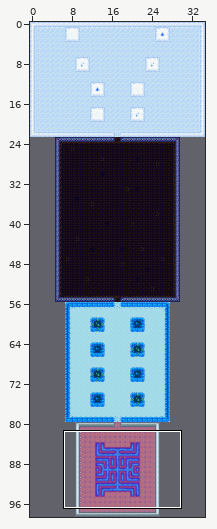
A Tiled map gets an edit: assets/tilesets_mapfiles/stage_3.tmx. The first picture is a wide view before the edit; the outline marks the close-up.
Close-up. First the earlier version:
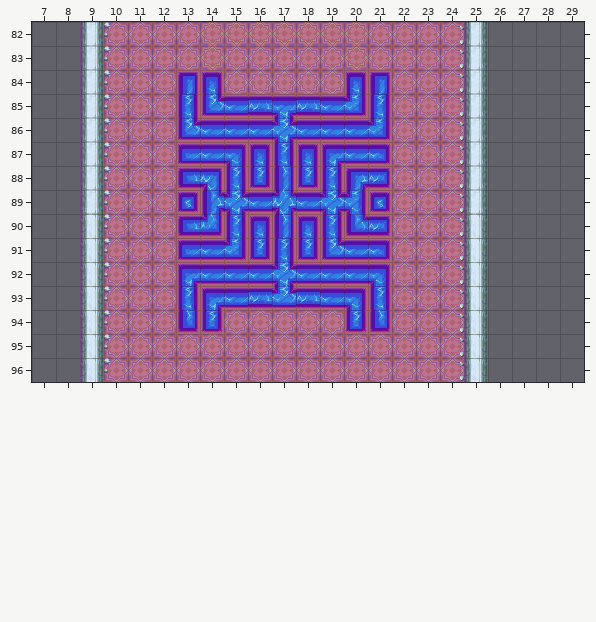
Cells are 24x24 px. Shown: x 7..29, y 82..96.
After the commit:
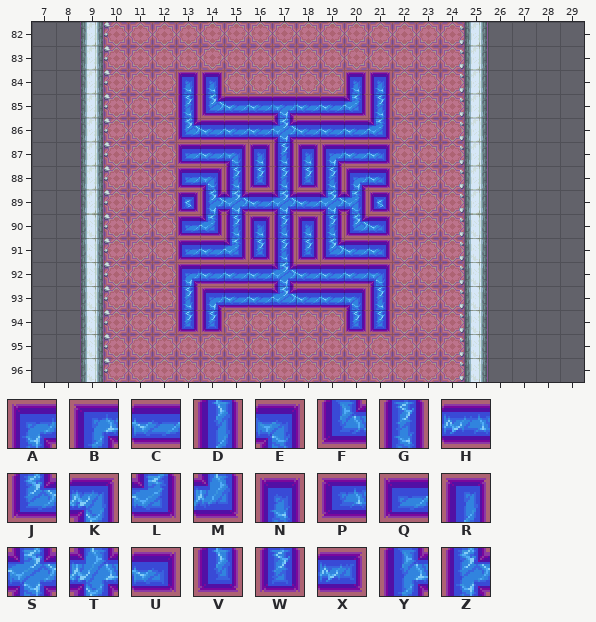
Key: from "tileset_stage_1": A 99, B 99 flipped on the diagonal, C 100, D 100 flipped on the diagonal, E 101, F 101 flipped on the diagonal, G 126, H 126 flipped on the diagonal, J 153, K 153 flipped on the diagonal, L 155, M 155 flipped on the diagonal, N 181, P 181 flipped on the diagonal, Q 207, R 207 flipped on the diagonal, S 208, T 208 flipped on the diagonal, U 209, V 209 flipped on the diagonal, W 235, X 235 flipped on the diagonal, Y 262 flipped on the diagonal, Z 288.
_ is an empty cell.
Log entry: Mapa de Tiled de stage 3
Changes in this commit:
{"where": "layer \"Capa de Patrones 1\""}
{"y":84,"x":13,"old":"R","new":"N"}
{"y":84,"x":21,"old":"R","new":"N"}
{"y":85,"x":16,"old":"H","new":"C"}
{"y":85,"x":18,"old":"H","new":"C"}
{"y":88,"x":13,"old":"PK","new":"QE"}
{"y":88,"x":17,"old":"D","new":"G"}
{"y":88,"x":20,"old":"BX","new":"AU"}
{"y":89,"x":14,"old":"Y","new":"Z"}
{"y":89,"x":17,"old":"T","new":"S"}
{"y":90,"x":13,"old":"PM","new":"QL"}
{"y":90,"x":17,"old":"D","new":"G"}
{"y":90,"x":20,"old":"FX","new":"JU"}
{"y":93,"x":16,"old":"H","new":"C"}
{"y":93,"x":18,"old":"H","new":"C"}
{"y":94,"x":13,"old":"V","new":"W"}
{"y":94,"x":21,"old":"V","new":"W"}
